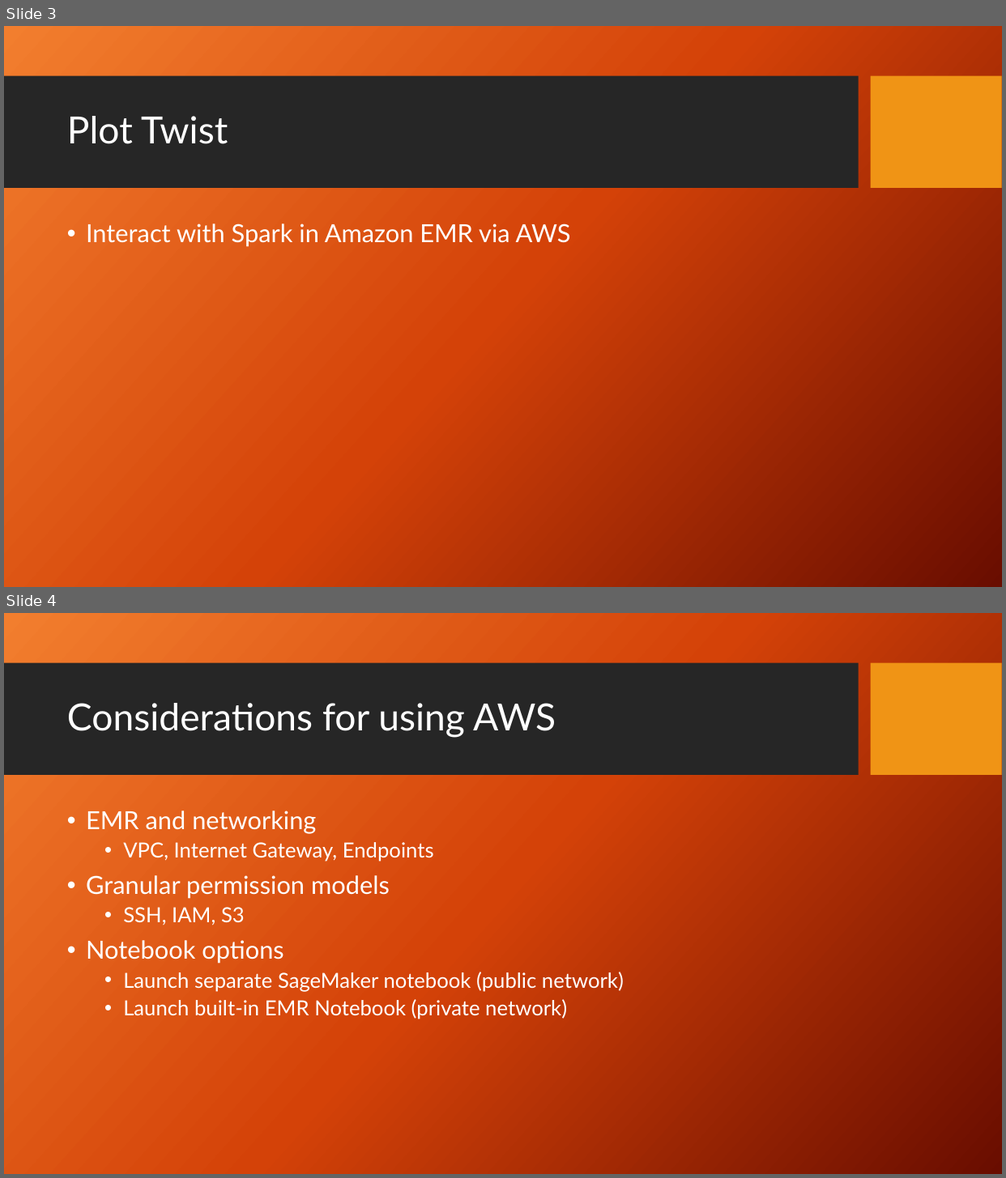
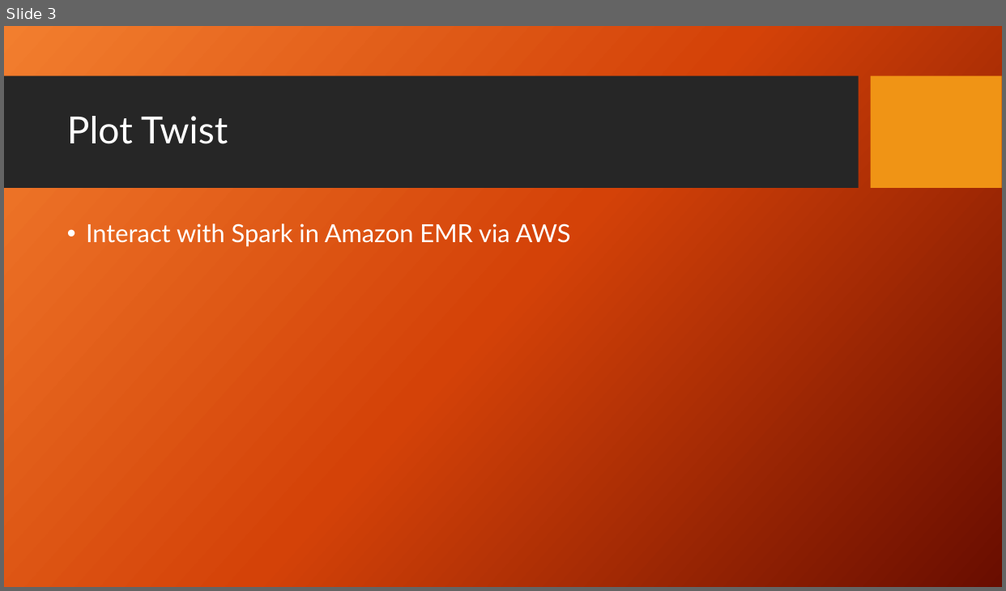
Before and after one commit to kzbigboss/2019-uw_dataeng, a slide deck: 210 intro data eng/uwbigdata210.pptx. Shown one above the other, each under a label of ours: slides 3 and 4 before the commit, slide 3 after it. The pictures are 1006x1178 and 1006x591 pixels, drawn with LibreOffice and Linux fonts; fonts in the diff are those of the drawing; background and template pictures are left out. Boxes give left, top, right and bottom in pixels: in the first picture for what was removed or moved away, otherwise in the second. Text is boxed around its words. In the diff, an @@ line names an element or a change of style, - is before the commit and + after.

Commit message:
updates to notebook and ppt

```diff
--- a/210 intro data eng/uwbigdata210.pptx
+++ b/210 intro data eng/uwbigdata210.pptx
@@ slide 4 removed at (4, 613, 1002, 1174), background picture (left out); not listed: 2 template elements that a slide beside it also shows @@
@@ title removed at (67, 703, 556, 738) @@
-Considerations for using AWS
@@ text removed at (86, 811, 624, 1020) @@
-• EMR and networking
-  • VPC, Internet Gateway, Endpoints
-• Granular permission models
-  • SSH, IAM, S3
-• Notebook options
-  • Launch separate SageMaker notebook (public network)
-  • Launch built-in EMR Notebook (private network)
```
Also in this commit, not shown: 2 slides changed, 1 other file.
